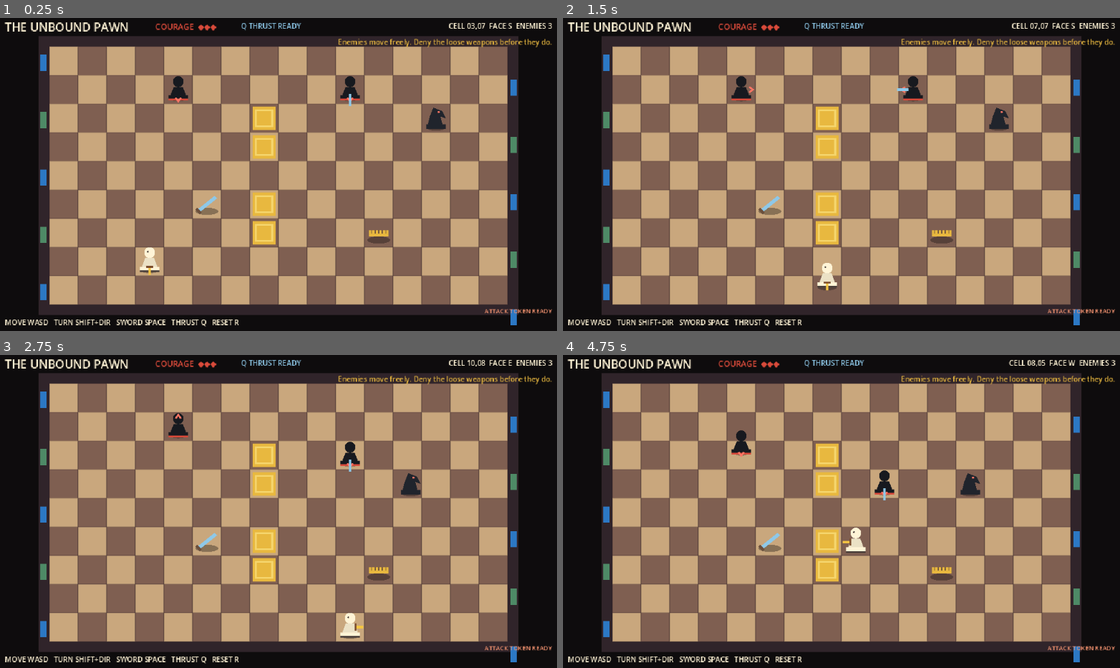
Above: before the commit, frames 1-4 (two rows, left to right).
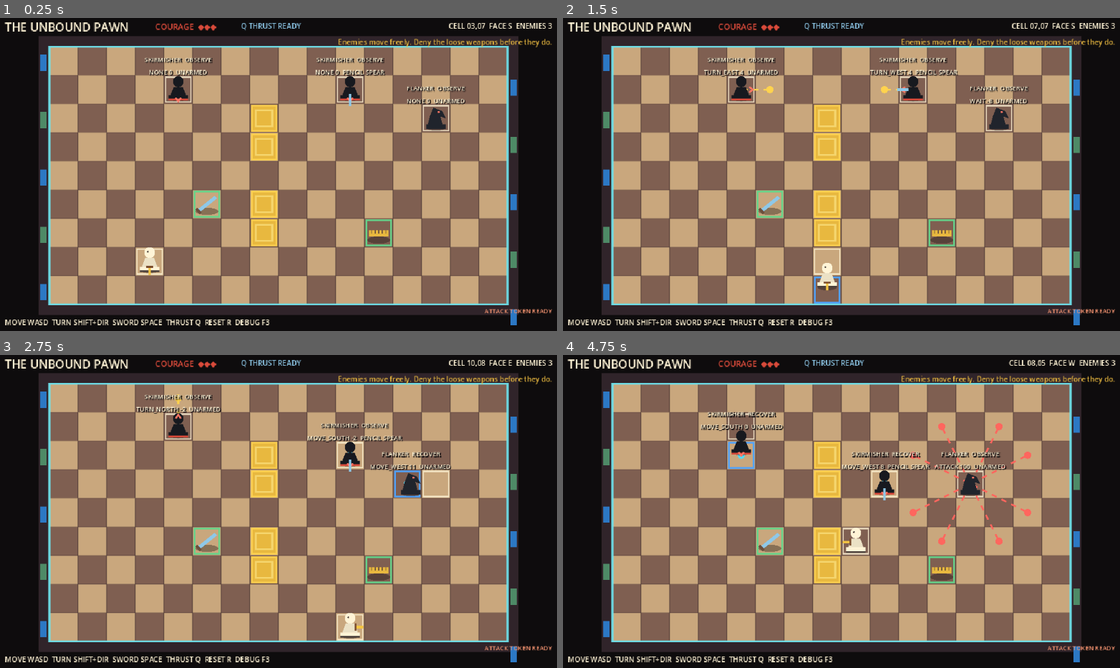
Above: after the commit, the same moments.

Repository: ThachCoder2k2/2d-hess-game-rpg
Game: Godot game, scene res://scenes/main.tscn
The game is run twice, just before and just after one commit, with the same random seed, the same clock (stepped at 60 frames per second) and the same inputs.
Inputs:
- Up to frame 1 (0.25 s): no input
- Up to frame 2 (1.5 s): hold D (move_right) 0.53-1.28 s; tap Space (attack) at 0.6 s; hold S (move_down) from 1.28 s (still down); tap Shift (turn_mode) at 1.35 s
- Up to frame 3 (2.75 s): release S (move_down) at 2.03 s; hold D (move_right) from 2.03 s (still down); tap Space (attack) at 2.1 s
- Up to frame 4 (4.75 s): release D (move_right) at 2.78 s; hold W (move_up) 2.78-3.53 s; tap Shift (turn_mode) at 2.85, 4.35 s; hold A (move_left) from 3.53 s (still down); tap Space (attack) at 3.6 s

The runs differ from the first frame. In frame 1, 4.4% of the frame differs, in the area x 8-92%, y 8-99%; in frame 2, 4.7%; in frame 3, 4.7%; in frame 4, 5.1%.

Commit message:
Add enemy AI debug visualization

Diff:
--- a/scripts/actors/free_enemy.gd
+++ b/scripts/actors/free_enemy.gd
@@ -29,10 +29,13 @@
 var flash_time := 0.0
 var recoil := Vector2.ZERO
 var locked_attack_cells: Array[Vector2i] = []
+var debug_enabled := true
+var debug_label: Label
 
 
 func _ready() -> void:
 	_ensure_ai_data()
+	_create_debug_label()
 
 
 func create_attack_pattern() -> AttackPattern:
@@ -50,6 +53,14 @@
 	state = State.OBSERVE
 	state_time = think_time
 	queue_redraw()
+	_update_debug_label()
+
+
+func set_debug_enabled(value: bool) -> void:
+	_create_debug_label()
+	debug_enabled = value
+	if debug_label != null:
+		debug_label.visible = value
 
 
 func equip(item: EnemyWeapon) -> void:
@@ -63,6 +74,7 @@
 	recoil = recoil.move_toward(Vector2.ZERO, delta * 70.0)
 	if flash_time > 0.0:
 		queue_redraw()
+	_update_debug_label()
 	if target == null or not is_instance_valid(target) or state == State.DEFEATED or is_moving:
 		return
 	if director != null and director.paused:
@@ -270,3 +282,41 @@
 		attack_pattern = create_attack_pattern()
 	if archetype == null:
 		archetype = create_archetype()
+
+
+func _create_debug_label() -> void:
+	if debug_label != null:
+		return
+	debug_label = Label.new()
+	debug_label.position = Vector2(-48, -39)
+	debug_label.size = Vector2(96, 25)
+	debug_label.horizontal_alignment = HORIZONTAL_ALIGNMENT_CENTER
+	debug_label.vertical_alignment = VERTICAL_ALIGNMENT_CENTER
+	debug_label.add_theme_font_size_override("font_size", 7)
+	debug_label.add_theme_color_override("font_color", Color("#fff4d6"))
+	debug_label.add_theme_color_override("font_shadow_color", Color(0.04, 0.03, 0.04, 0.95))
+	debug_label.add_theme_constant_override("shadow_offset_x", 1)
+	debug_label.add_theme_constant_override("shadow_offset_y", 1)
+	debug_label.mouse_filter = Control.MOUSE_FILTER_IGNORE
+	add_child(debug_label)
+	debug_label.visible = debug_enabled
+	_update_debug_label()
+
+
+func _update_debug_label() -> void:
+	if debug_label == null or not debug_enabled:
+		return
+	_ensure_ai_data()
+	var action := "NONE"
+	var score := 0.0
+	if current_intent != null:
+		action = String(current_intent.action_id).to_upper()
+		score = current_intent.score
+	var equipment := "UNARMED" if weapon == null else weapon.display_name.to_upper()
+	debug_label.text = "%s  %s\n%s %.0f  %s" % [
+		String(archetype.role).to_upper(),
+		State.keys()[state],
+		action,
+		score,
+		equipment,
+	]
--- a/scripts/core/grid_world.gd
+++ b/scripts/core/grid_world.gd
@@ -121,6 +121,20 @@
 	return actor_cells.get(actor, Vector2i(-999, -999))
 
 
+func get_reservation_cells() -> Array[Vector2i]:
+	var cells: Array[Vector2i] = []
+	for cell: Vector2i in reservations:
+		cells.append(cell)
+	return cells
+
+
+func get_occupied_cells() -> Array[Vector2i]:
+	var cells: Array[Vector2i] = []
+	for cell: Vector2i in occupied_cells:
+		cells.append(cell)
+	return cells
+
+
 func get_cardinal_destinations(actor: Node, origin: Vector2i) -> Array[Vector2i]:
 	var destinations: Array[Vector2i] = []
 	for direction: Vector2i in [Vector2i.UP, Vector2i.DOWN, Vector2i.LEFT, Vector2i.RIGHT]:
--- a/scripts/main.gd
+++ b/scripts/main.gd
@@ -11,6 +11,8 @@
 var token_label: Label
 var remaining_enemies := 0
 var room_ending := false
+var debug_enabled := true
+var enemies: Array[FreeEnemy] = []
 
 
 func _ready() -> void:
@@ -52,6 +54,9 @@
 func _process(_delta: float) -> void:
 	if Input.is_action_just_pressed("restart_room"):
 		get_tree().reload_current_scene()
+	if Input.is_key_pressed(KEY_F3) and not _debug_key_was_pressed:
+		_set_debug_enabled(not debug_enabled)
+	_debug_key_was_pressed = Input.is_key_pressed(KEY_F3)
 	if hero != null and status_label != null:
 		status_label.text = "CELL %02d,%02d  FACE %s  ENEMIES %d" % [
 			hero.current_cell.x,
@@ -76,14 +81,17 @@
 		enemy.queue_free()
 		return
 	remaining_enemies += 1
+	enemies.append(enemy)
 	enemy.telegraph_started.connect(board.set_telegraph)
 	enemy.telegraph_finished.connect(board.clear_telegraph)
 	enemy.attack_resolved.connect(board.show_enemy_attack)
 	enemy.weapon_changed.connect(_on_enemy_weapon_changed)
 	enemy.defeated.connect(_on_enemy_defeated)
+	enemy.intent_changed.connect(board.set_enemy_intent)
 	if starting_weapon != null:
 		enemy.equip(starting_weapon)
 	enemy.activate(hero, director)
+	enemy.set_debug_enabled(debug_enabled)
 
 
 func _on_enemy_weapon_changed(enemy: FreeEnemy, weapon: EnemyWeapon) -> void:
@@ -93,13 +101,27 @@
 	_update_status("%s picked up %s. Its chess attack has been replaced." % [piece_name, weapon.display_name])
 
 
-func _on_enemy_defeated(_enemy: FreeEnemy) -> void:
+func _on_enemy_defeated(enemy: FreeEnemy) -> void:
+	enemies.erase(enemy)
+	board.clear_enemy_debug(enemy)
 	remaining_enemies -= 1
 	if remaining_enemies <= 0 and not room_ending:
 		room_ending = true
 		director.set_paused(true)
 		hero.control_enabled = false
 		_update_status("THE PAWN IS UNBOUND. Mixed encounter complete.")
+
+
+var _debug_key_was_pressed := false
+
+
+func _set_debug_enabled(value: bool) -> void:
+	debug_enabled = value
+	board.set_debug_enabled(value)
+	for enemy in enemies:
+		if is_instance_valid(enemy):
+			enemy.set_debug_enabled(value)
+	_update_status("DEBUG VIEW ON: boundaries, paths, and behavior labels." if value else "DEBUG VIEW OFF.")
 
 
 func _on_hero_defeated() -> void:
@@ -148,7 +170,7 @@
 
 	var help := Label.new()
 	help.position = Vector2(14, 338)
-	help.text = "MOVE WASD   TURN SHIFT+DIR   SWORD SPACE   THRUST Q   RESET R"
+	help.text = "MOVE WASD  TURN SHIFT+DIR  SWORD SPACE  THRUST Q  RESET R  DEBUG F3"
 	help.add_theme_font_size_override("font_size", 8)
 	help.add_theme_color_override("font_color", Color("#fff4d6"))
 	layer.add_child(help)
--- a/scripts/world/prototype_board.gd
+++ b/scripts/world/prototype_board.gd
@@ -6,6 +6,8 @@
 var impact_cells: Array[Vector2i] = []
 var impact_time := 0.0
 var impact_color := Color("#fff2a8")
+var debug_enabled := true
+var enemy_intents: Dictionary = {}
 
 
 func setup(world: GridWorld) -> void:
@@ -37,9 +39,26 @@
 	queue_redraw()
 
 
+func set_debug_enabled(value: bool) -> void:
+	debug_enabled = value
+	queue_redraw()
+
+
+func set_enemy_intent(enemy: FreeEnemy, intent: EnemyIntent) -> void:
+	enemy_intents[enemy] = intent
+	queue_redraw()
+
+
+func clear_enemy_debug(enemy: FreeEnemy) -> void:
+	enemy_intents.erase(enemy)
+	queue_redraw()
+
+
 func _process(delta: float) -> void:
 	if impact_time > 0.0:
 		impact_time = maxf(0.0, impact_time - delta)
+		queue_redraw()
+	if debug_enabled and not enemy_intents.is_empty():
 		queue_redraw()
 
 
@@ -76,7 +95,79 @@
 			if grid_world.is_inside(cell):
 				draw_rect(Rect2(origin + Vector2(cell * size), Vector2.ONE * size), Color(impact_color, 0.68))
 
+	if debug_enabled:
+		_draw_debug_layer(origin, size)
 	_draw_playground_border(origin, size)
+
+
+func _draw_debug_layer(origin: Vector2, size: int) -> void:
+	var board_rect := Rect2(origin, Vector2(grid_world.bounds.size * size))
+	draw_rect(board_rect, Color("#6ee7f2", 0.9), false, 2.0)
+
+	for cell in grid_world.get_occupied_cells():
+		_draw_debug_cell(cell, Color("#fff4d6", 0.8), 1.5)
+	for cell in grid_world.blocked_cells:
+		_draw_debug_cell(cell, Color("#ffd34e", 0.95), 2.0)
+	for cell in grid_world.get_reservation_cells():
+		_draw_debug_cell(cell, Color("#4da3ff", 0.95), 2.0)
+	for cell in grid_world.get_item_cells():
+		_draw_debug_cell(cell, Color("#63d68b", 0.95), 2.0)
+
+	var stale: Array[Node] = []
+	for enemy: Node in enemy_intents:
+		if not is_instance_valid(enemy) or not enemy is FreeEnemy:
+			stale.append(enemy)
+			continue
+		_draw_intent_path(enemy, enemy_intents[enemy])
+	for enemy in stale:
+		enemy_intents.erase(enemy)
+
+
+func _draw_debug_cell(cell: Vector2i, color: Color, width: float) -> void:
+	if not grid_world.is_inside(cell):
+		return
+	var rect := Rect2(
+		grid_world.grid_origin + Vector2(cell * grid_world.cell_size) + Vector2.ONE * 2.0,
+		Vector2.ONE * float(grid_world.cell_size - 4)
+	)
+	draw_rect(rect, color, false, width)
+
+
+func _draw_intent_path(enemy: FreeEnemy, intent: EnemyIntent) -> void:
+	var start := enemy.position
+	var color := _intent_color(intent.type)
+	var targets: Array[Vector2i] = []
+	match intent.type:
+		EnemyIntent.Type.ATTACK:
+			targets = intent.target_cells
+		EnemyIntent.Type.MOVE:
+			targets = [intent.destination]
+		EnemyIntent.Type.TURN:
+			var turn_target := enemy.current_cell + intent.direction
+			targets = [turn_target]
+		_:
+			targets = [enemy.current_cell]
+
+	for target_cell in targets:
+		if not grid_world.is_inside(target_cell):
+			continue
+		var finish := grid_world.cell_to_world(target_cell)
+		draw_dashed_line(start, finish, color, 2.0, 6.0)
+		draw_circle(finish, 4.0, color)
+
+
+func _intent_color(type: EnemyIntent.Type) -> Color:
+	match type:
+		EnemyIntent.Type.ATTACK:
+			return Color("#ff665e")
+		EnemyIntent.Type.MOVE:
+			return Color("#57d9f2")
+		EnemyIntent.Type.PICKUP:
+			return Color("#63d68b")
+		EnemyIntent.Type.TURN:
+			return Color("#ffd34e")
+		_:
+			return Color("#aeb5bd")
 
 
 func _draw_playground_border(origin: Vector2, size: int) -> void:
--- a/tests/run_tests.gd
+++ b/tests/run_tests.gd
@@ -20,9 +20,11 @@
 	_expect(not world.register_actor(actor_b, Vector2i(2, 2)), "occupied registration is rejected")
 	_expect(world.register_actor(actor_b, Vector2i(4, 2)), "second actor registers elsewhere")
 	_expect(world.begin_move(actor_a, Vector2i(3, 2)), "valid destination reserves")
+	_expect(Vector2i(3, 2) in world.get_reservation_cells(), "debug reservation query exposes reserved cells")
 	_expect(not world.begin_move(actor_b, Vector2i(3, 2)), "reserved destination rejects another actor")
 	world.finish_move(actor_a, Vector2i(3, 2))
 	_expect(world.actor_at(Vector2i(3, 2)) == actor_a, "finish_move updates occupancy")
+	_expect(Vector2i(3, 2) in world.get_occupied_cells(), "debug occupancy query exposes occupied cells")
 	_expect(world.actor_at(Vector2i(2, 2)) == null, "finish_move releases origin")
 	_expect(world.add_block(Vector2i(6, 4)), "empty cell accepts a block")
 	_expect(not world.can_begin_move(actor_a, Vector2i(6, 4)), "blocked cell rejects movement")
@@ -87,6 +89,13 @@
 	var locked_intent := EnemyIntent.attack(intent_cells, 100.0)
 	intent_cells[0] = Vector2i(9, 9)
 	_expect(locked_intent.target_cells == [Vector2i(3, 3)], "attack intent locks a copy of telegraphed cells")
+	var debug_board := PrototypeBoard.new()
+	root.add_child(debug_board)
+	debug_board.setup(world)
+	debug_board.set_enemy_intent(black_pawn, locked_intent)
+	_expect(debug_board.enemy_intents.get(black_pawn) == locked_intent, "debug board tracks enemy intent")
+	debug_board.set_debug_enabled(false)
+	_expect(not debug_board.debug_enabled, "debug board can be toggled off")
 
 	var ai_world := GridWorld.new()
 	root.add_child(ai_world)
@@ -99,6 +108,8 @@
 	var ai_director := EncounterDirector.new()
 	root.add_child(ai_director)
 	thinking_pawn.activate(ai_hero, ai_director)
+	thinking_pawn.set_debug_enabled(false)
+	_expect(not thinking_pawn.debug_enabled and not thinking_pawn.debug_label.visible, "enemy behavior label follows debug visibility")
 
 	_expect(ai_world.begin_move(ai_hero, Vector2i(5, 4)), "hero visible step reserves its destination")
 	var reserved_context := EnemyContext.capture(thinking_pawn)
Not shown, added: docs/design/enemy-debug-overlay-design.md
Not shown, changed: findings.md
Not shown, changed: progress.md
Not shown, changed: task_plan.md
